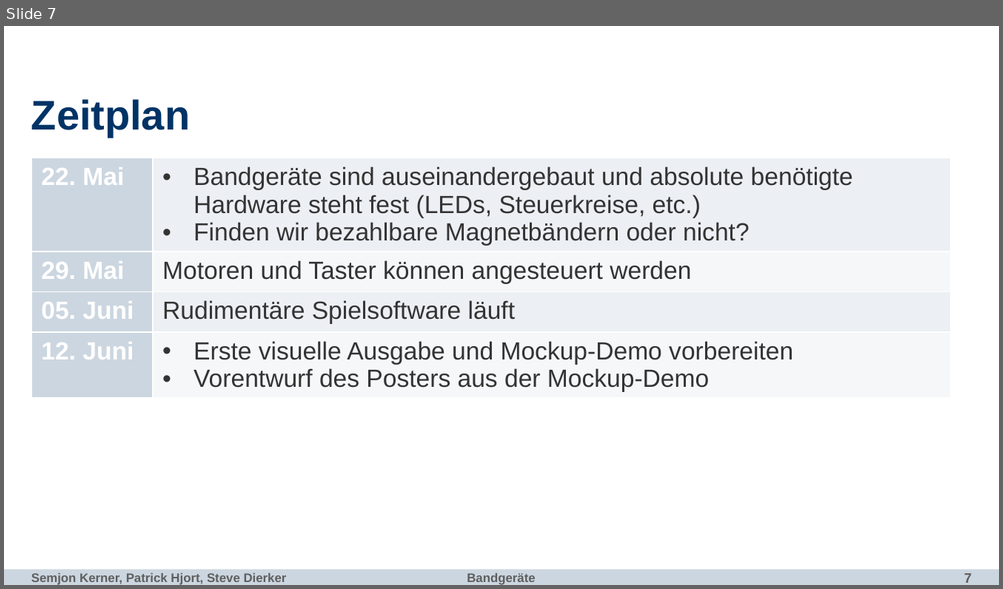
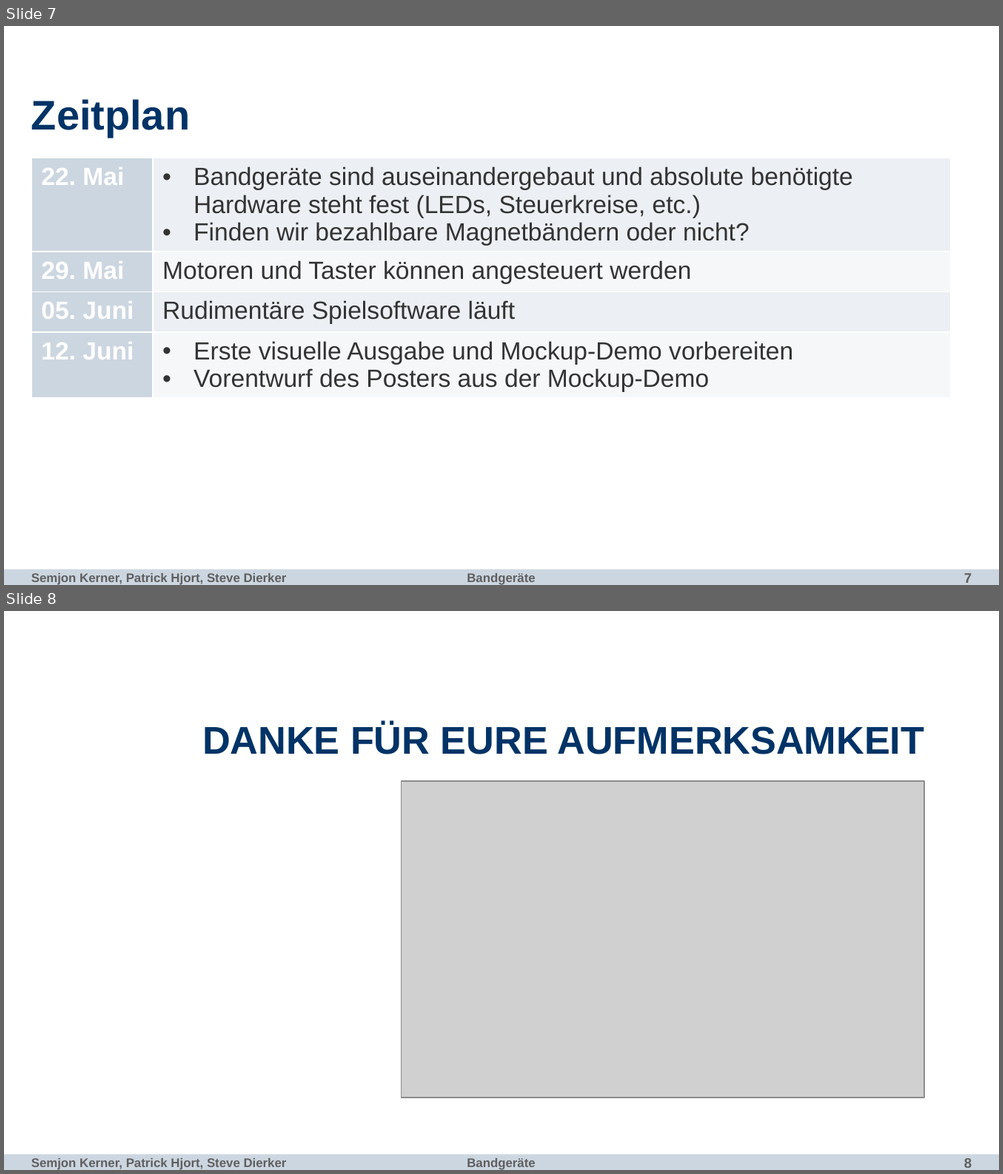
Before and after one commit to fu-inet-swp17/team1, a slide deck: slides/bandgeraete.pptx. Shown one above the other, each under a label of ours: slide 7 before the commit, slides 7 and 8 after it. The pictures are 1003x589 and 1003x1174 pixels, drawn with LibreOffice and Linux fonts; fonts in the diff are those of the drawing; grey boxes stand for pictures; background and template pictures are left out. Boxes give left, top, right and bottom in pixels: in the first picture for what was removed or moved away, otherwise in the second. Text is boxed around its words. In the diff, an @@ line names an element or a change of style, - is before the commit and + after.

```diff
--- a/slides/bandgeraete.pptx
+++ b/slides/bandgeraete.pptx
@@ slide 8 added at box(4, 611, 999, 1170), background #FFFFFF; not listed: 4 template elements that a slide beside it also shows @@
@@ title added at box(202, 723, 924, 755), 28 pt, text #003366, bold @@
+DANKE FÜR EURE AUFMERKSAMKEIT
@@ picture added at box(401, 781, 924, 1099) @@
```
Also in this commit, not shown: 3 slides changed, 2 other slides added, 2 slides removed, 1 other file.
